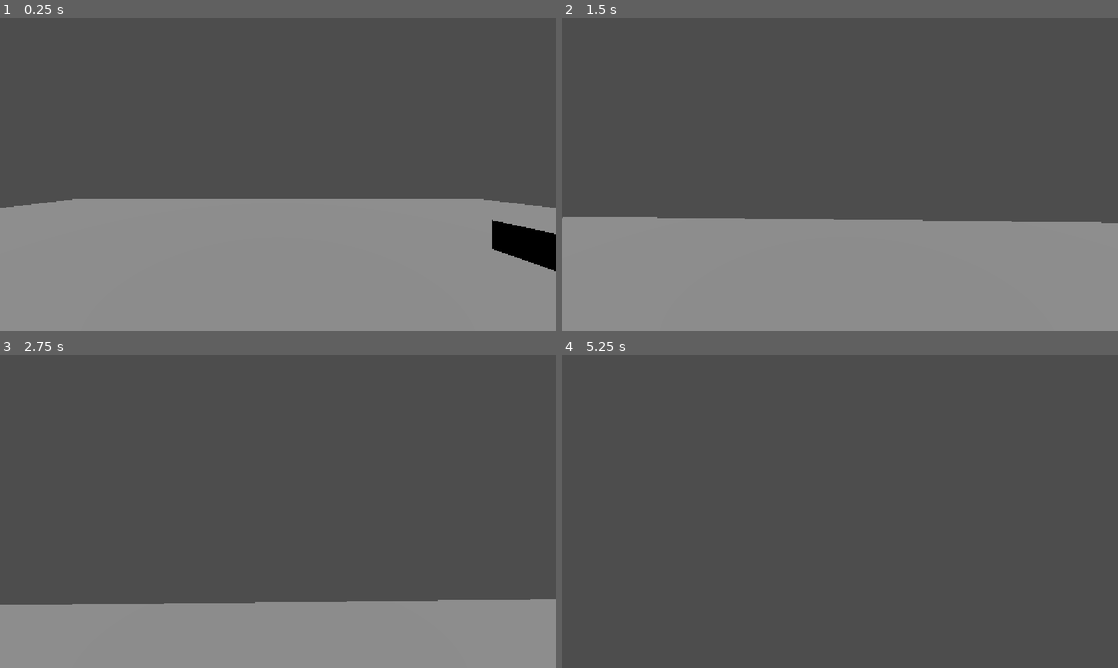
Above: before the commit, frames 1-4 (two rows, left to right).
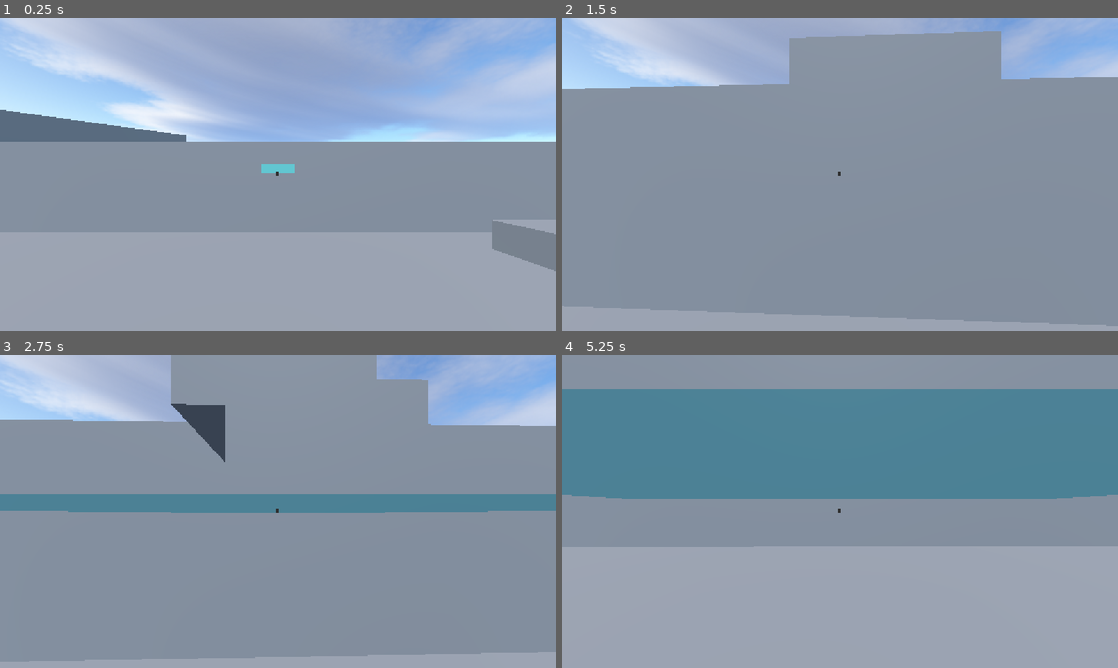
Above: after the commit, the same moments.

Repository: Yot-25/Earth-Shifter
Game: Godot game, scene res://Scenes/main.tscn
The game is run twice, just before and just after one commit, with the same random seed, the same clock (stepped at 60 frames per second) and the same inputs.
Inputs (mouse positions are in pixels of both pictures, inside the frame that each line leads up to):
- Up to frame 1 (0.25 s): no input
- Up to frame 2 (1.5 s): tap Enter (ui_accept) at 0.5, 0.77 s; move the mouse to (867, 174) at 0.52 s; hold Right mouse button (place) 0.53-1.28 s; hold W (up) from 0.53 s (still down); move the mouse to (812, 174) at 1.27 s; right-click (812, 174) at 1.35 s
- Up to frame 3 (2.75 s): keep holding W (up); tap Enter (ui_accept) at 1.52 s; move the mouse to (289, 505) at 2.02 s; hold Right mouse button (place) from 2.03 s (still down)
- Up to frame 4 (5.25 s): keep holding W (up); move the mouse to (834, 517) at 2.77 s; release Right mouse button (place) at 2.78 s; right-click (834, 517) at 2.85 s; tap Enter (ui_accept) at 3.02, 3.5, 3.77, 4.25, 4.52, 5 s; move the mouse to (878, 514) at 3.52 s; hold Right mouse button (place) 3.53-4.28 s; move the mouse to (795, 508) at 4.27 s; right-click (795, 508) at 4.35 s; move the mouse to (845, 511) at 5.02 s; hold Right mouse button (place) from 5.03 s (still down)

The runs differ from the first frame. In frame 1, 90% of the frame differs, in the area x 0-100%, y 0-100%; in frame 2, 69%; in frame 3, 82%; in frame 4, 100%.

Commit message:
simple block spawning system complete

Diff:
--- a/Scenes/Player/Earth_Block.tscn
+++ b/Scenes/Player/Earth_Block.tscn
@@ -3,6 +3,7 @@
 [ext_resource type="Script" uid="uid://dhcd3tbpyj85q" path="res://Scritps/Player/earth_block.gd" id="1_x31ho"]
 
 [sub_resource type="BoxMesh" id="BoxMesh_egdpp"]
+size = Vector3(1, 1.5, 1)
 
 [sub_resource type="BoxShape3D" id="BoxShape3D_egdpp"]
 
@@ -10,7 +11,7 @@
 script = ExtResource("1_x31ho")
 
 [node name="MeshInstance3D" type="MeshInstance3D" parent="." unique_id=445839707]
-transform = Transform3D(1, 0, 0, 0, 1, 0, 0, 0, 1, 0, 0.5, 0)
+transform = Transform3D(1, 0, 0, 0, 1, 0, 0, 0, 1, 0, 0.75, 0)
 mesh = SubResource("BoxMesh_egdpp")
 
 [node name="CollisionShape3D" type="CollisionShape3D" parent="." unique_id=1898063042]
--- /dev/null
+++ b/Scenes/ability_holder.gd
@@ -0,0 +1,26 @@
+extends Node3D
+
+@onready var player: CharacterBody3D = $"../Player"
+
+var earth_block = preload("res://Scenes/Player/Earth_Block.tscn")
+var spawnedBlocks: Array
+
+
+func AddBlock(rayPos: Vector3, rayNormal):
+	var block = earth_block.instantiate()
+	var newTransform = Transform3D()
+	newTransform.origin = rayPos
+	if rayNormal.y > 0.5:
+		newTransform = newTransform.rotated_local(Vector3.UP, player.global_rotation.y)
+
+	else:
+		var wallAngle = atan2(rayNormal.x, rayNormal.z)
+		newTransform = newTransform.rotated_local(Vector3.UP, wallAngle)
+		newTransform = newTransform.rotated_local(Vector3.RIGHT, PI / 2.0)
+	block.global_transform = newTransform
+	add_child(block)
+
+
+func _on_ability_place_block(rayPos: Vector3, rayNormal) -> void:
+	print("Block spawned")
+	AddBlock(rayPos, rayNormal)
--- a/Scenes/main.tscn
+++ b/Scenes/main.tscn
@@ -4,6 +4,8 @@
 [ext_resource type="Script" uid="uid://d18tf6wmv1v7" path="res://Scritps/Player/ability.gd" id="2_bo1nx"]
 [ext_resource type="PackedScene" uid="uid://c5xjdarw7q2t7" path="res://Scenes/Player/preview_block.tscn" id="3_8gbba"]
 [ext_resource type="PackedScene" uid="uid://0wsxbm0jrspn" path="res://Scenes/Player/Earth_Block.tscn" id="3_jjvhh"]
+[ext_resource type="Script" uid="uid://c52a2qpbn4m12" path="res://Scenes/ability_holder.gd" id="5_21xkr"]
+[ext_resource type="Texture2D" uid="uid://cfbahpesailuu" path="res://Assets/Textures/Panorama_Sky_04-512x512.png" id="5_kry3j"]
 
 [sub_resource type="CapsuleShape3D" id="CapsuleShape3D_egdpp"]
 
@@ -13,14 +15,17 @@
 
 [sub_resource type="BoxShape3D" id="BoxShape3D_egdpp"]
 
+[sub_resource type="PanoramaSkyMaterial" id="PanoramaSkyMaterial_kry3j"]
+panorama = ExtResource("5_kry3j")
+
+[sub_resource type="Sky" id="Sky_jjvhh"]
+sky_material = SubResource("PanoramaSkyMaterial_kry3j")
+
+[sub_resource type="Environment" id="Environment_egdpp"]
+background_mode = 2
+sky = SubResource("Sky_jjvhh")
+
 [node name="Main" type="Node3D" unique_id=38235107]
-
-[node name="CSGBox3D" type="CSGBox3D" parent="." unique_id=1027494950]
-transform = Transform3D(1, 0, 0, 0, 1, 0, 0, 0, 1, 0, -0.51374245, 0)
-use_collision = true
-collision_layer = 3
-collision_mask = 3
-size = Vector3(30, 1, 30)
 
 [node name="Player" type="CharacterBody3D" parent="." unique_id=1118582324 groups=["Player"]]
 transform = Transform3D(1, 0, 0, 0, 1, 0, 0, 0, 1, 0, 1.3970001, 0)
@@ -48,17 +53,70 @@
 collision_mask = 3
 collide_with_areas = true
 
-[node name="DirectionalLight3D" type="DirectionalLight3D" parent="." unique_id=120626737]
-transform = Transform3D(1, 0, 0, 0, 0.4262586, 0.90460134, 0, -0.90460134, 0.4262586, 0, 6.441434, 0)
+[node name="AbilityHolder" type="Node3D" parent="." unique_id=2048647650]
+script = ExtResource("5_21xkr")
 
-[node name="StaticBody3D" type="StaticBody3D" parent="." unique_id=1328013140]
+[node name="Enviroment" type="Node3D" parent="." unique_id=519573426]
 
-[node name="MeshInstance3D" type="MeshInstance3D" parent="StaticBody3D" unique_id=1428902153]
+[node name="StaticBody3D" type="StaticBody3D" parent="Enviroment" unique_id=1328013140]
+
+[node name="MeshInstance3D" type="MeshInstance3D" parent="Enviroment/StaticBody3D" unique_id=1428902153]
 transform = Transform3D(10, 0, 0, 0, 1, 0, 0, 0, 10, 10.235049, 0.1877842, 0)
 mesh = SubResource("BoxMesh_egdpp")
 
-[node name="CollisionShape3D" type="CollisionShape3D" parent="StaticBody3D" unique_id=1964938543]
+[node name="CollisionShape3D" type="CollisionShape3D" parent="Enviroment/StaticBody3D" unique_id=1964938543]
 transform = Transform3D(10, 0, 0, 0, 1, 0, 0, 0, 10, 10.235049, 0.1877842, 0)
 shape = SubResource("BoxShape3D_egdpp")
 
-[node name="AbilityHolder" type="Node3D" parent="." unique_id=2048647650]
+[node name="CSGBox3D" type="CSGBox3D" parent="Enviroment" unique_id=1027494950]
+transform = Transform3D(1, 0, 0, 0, 1, 0, 0, 0, 1, 0, -0.51374245, 0)
+use_collision = true
+collision_layer = 3
+collision_mask = 3
+size = Vector3(30, 1, 30)
+
+[node name="CSGBox3D2" type="CSGBox3D" parent="Enviroment" unique_id=138493218]
+transform = Transform3D(1, 0, 0, 0, 1, 0, 0, 0, 1, 0, 1.3261628, -21.483128)
+use_collision = true
+collision_layer = 3
+collision_mask = 3
+size = Vector3(30, 3.0177002, 30)
+
+[node name="CSGBox3D3" type="CSGBox3D" parent="Enviroment" unique_id=1362182479]
+transform = Transform3D(1, 0, 0, 0, 0.9918459, -0.12744318, 0, 0.12744318, 0.9918459, -29.325153, 1.5416179, -17.421799)
+use_collision = true
+collision_layer = 3
+collision_mask = 3
+size = Vector3(30, 8.912659, 30)
+
+[node name="WorldEnvironment" type="WorldEnvironment" parent="Enviroment" unique_id=132779565]
+environment = SubResource("Environment_egdpp")
+
+[node name="DirectionalLight3D" type="DirectionalLight3D" parent="Enviroment" unique_id=120626737]
+transform = Transform3D(1, 0, 0, 0, 0.4262586, 0.90460134, 0, -0.90460134, 0.4262586, 0, 6.441434, 0)
+
+[node name="UI" type="Control" parent="." unique_id=1897131793]
+layout_mode = 3
+anchors_preset = 15
+anchor_right = 1.0
+anchor_bottom = 1.0
+grow_horizontal = 2
+grow_vertical = 2
+
+[node name="ColorRect" type="ColorRect" parent="UI" unique_id=670805504]
+layout_mode = 1
+anchors_preset = 8
+anchor_left = 0.5
+anchor_top = 0.5
+anchor_right = 0.5
+anchor_bottom = 0.5
+offset_left = -4.789978
+offset_top = -4.5450134
+offset_right = 35.210022
+offset_bottom = 35.454987
+grow_horizontal = 2
+grow_vertical = 2
+scale = Vector2(0.2, 0.2)
+color = Color(0.18359044, 0.18359044, 0.18359044, 1)
+
+[connection signal="placeBlock" from="Player/Ability" to="AbilityHolder" method="_on_ability_place_block"]
--- a/Scritps/Player/ability.gd
+++ b/Scritps/Player/ability.gd
@@ -4,7 +4,7 @@
 @onready var ray_cast_3d: RayCast3D = $"../CameraPivot/Camera3D/RayCast3D"
 @export var earthblock: PackedScene
 @onready var preview_block: Node3D = $PreviewBlock
-var placedBlock
+signal placeBlock(rayPos:Vector3, rayNormal: Vector3)
 
 # Called when the node enters the scene tree for the first time.
 func _ready() -> void:
@@ -12,7 +12,7 @@
 
 func _input(event: InputEvent) -> void:
 	if event.is_action_pressed("place"):
-		placeBlock()
+		placeBlock.emit(ray_cast_3d.get_collision_point(), ray_cast_3d.get_collision_normal())
 
 func _physics_process(delta: float) -> void:
 	if ray_cast_3d.is_colliding():
@@ -24,8 +24,3 @@
 func previewObject():
 	preview_block.global_position = ray_cast_3d.get_collision_point()
 	preview_block.visible = true
-
-func placeBlock():
-	placedBlock = earthblock.instantiate()
-	ability_holder.add_child(placedBlock)
-	placedBlock.global_position = ray_cast_3d.get_collision_point()
--- a/Scritps/Player/earth_block.gd
+++ b/Scritps/Player/earth_block.gd
@@ -1,8 +1 @@
 extends AnimatableBody3D
-
-
-# Called when the node enters the scene tree for the first time.
-func _ready() -> void:
-	var player = get_tree().get_first_node_in_group("player")
-	if player:
-		global_rotation.y = player.global_rotation.y
Binary file added: Assets/Textures/Panorama_Sky_04-512x512.png
Not shown, added: Assets/Textures/Panorama_Sky_04-512x512.png.import
Binary file added: Assets/Textures/Panorama_Sky_24-512x512.png
Not shown, added: Assets/Textures/Panorama_Sky_24-512x512.png.import
Not shown, added: Scenes/ability_holder.gd.uid
Not shown, added: Scenes/main.tscn1020953363.tmp
Not shown, added: Scenes/main.tscn1112186930.tmp
Not shown, added: Scenes/main.tscn1116964640.tmp
Not shown, added: Scenes/main.tscn829311896.tmp
